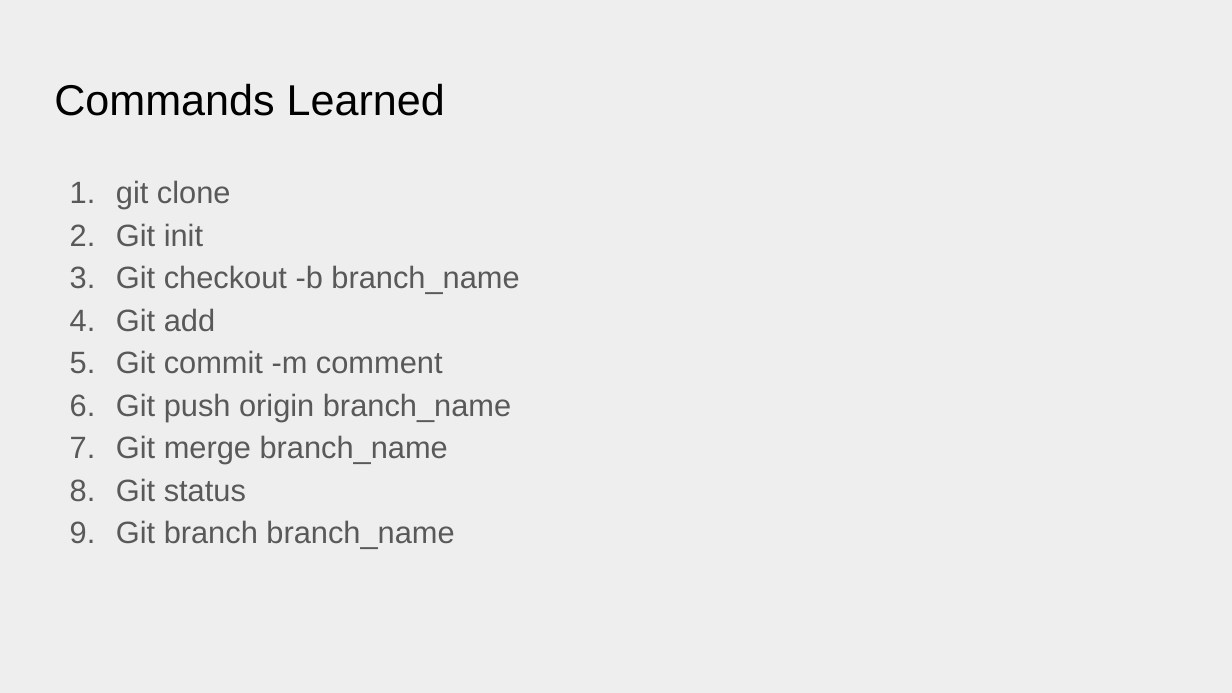
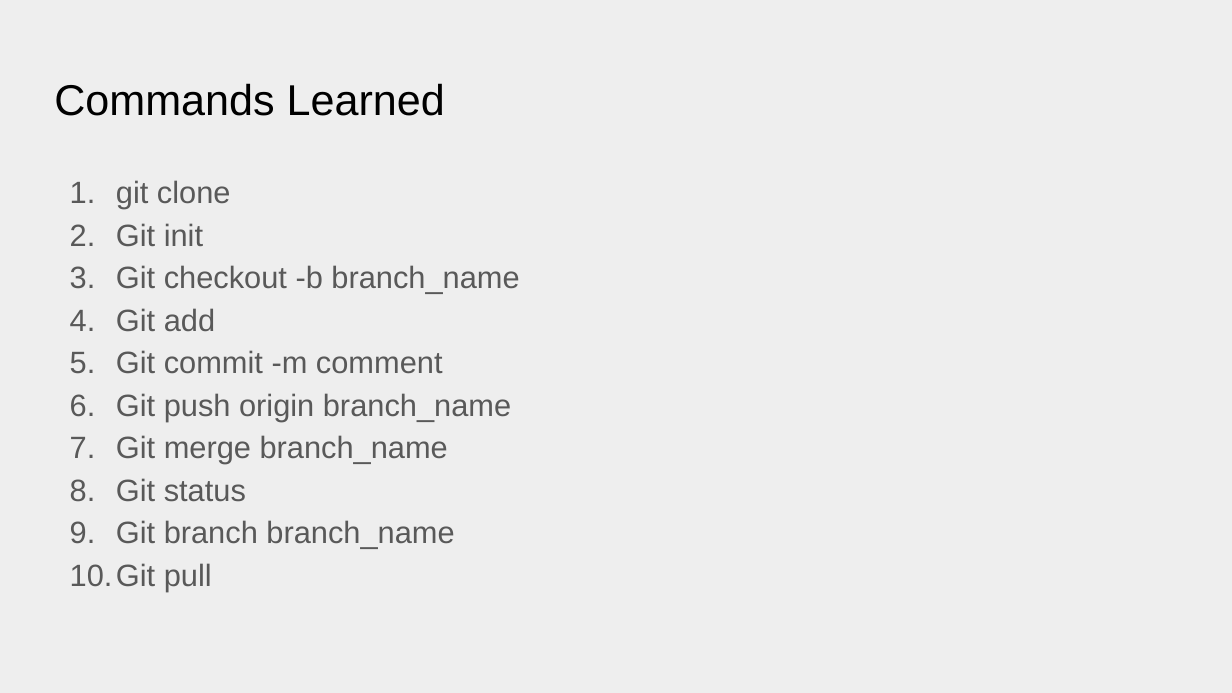
Before and after one commit to sajanjktech/git_assignment, a slide deck: slide 4 of Team_MCA.pptx. Drawn at 1232x693 pixels with LibreOffice and Linux fonts; fonts in the diff are those of the drawing. Boxes give left, top, right and bottom in pixels: in the first picture for what was removed or moved away, otherwise in the second. Text is boxed around its words. In the diff, an @@ line names an element or a change of style, - is before the commit and + after.

```diff
--- a/Team_MCA.pptx
+++ b/Team_MCA.pptx
@@ text at <box>116,563,212,591</box>: paragraph added @@
+10. Git pull
```
Also in this commit, not shown: 1 other slide changed.
